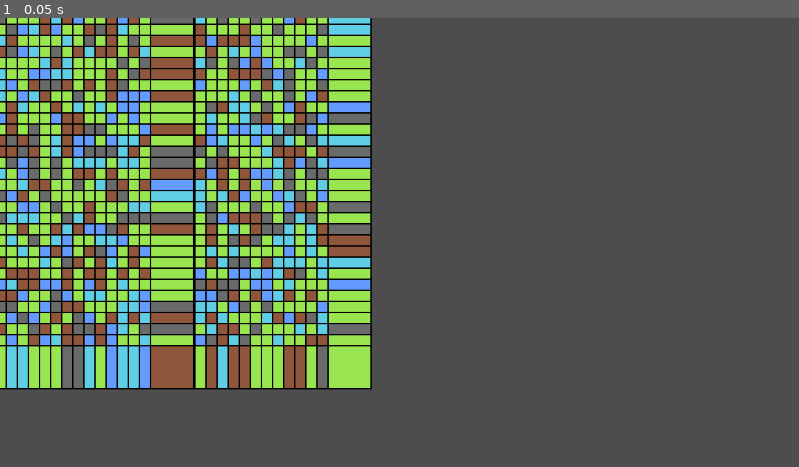
Above: before the commit, frame 1.
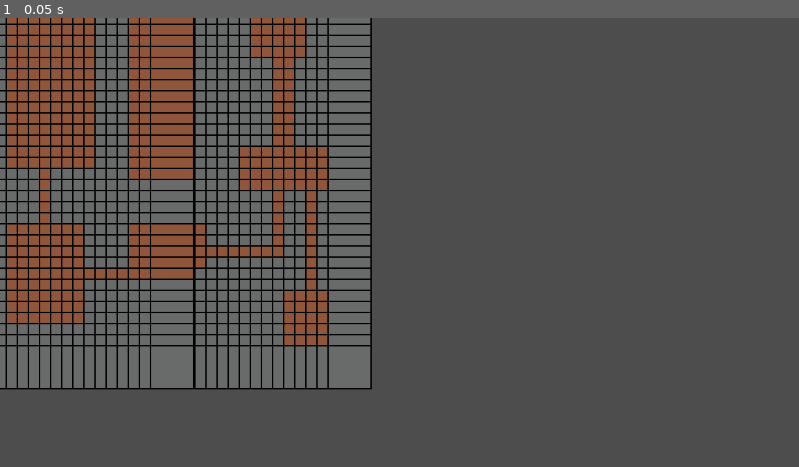
Above: after the commit, the same moment.

Repository: zil00/applying-content-generation-algorithms
Game: Godot game, scene res://node_2d.tscn
Two runs of this game, one before a commit and one after it. Both use one fixed random seed, a clock stepped at 60 frames per second and the inputs below.
Inputs:
- Up to frame 1 (0.05 s): no input

The runs differ from the first frame. In frame 1, 27% of the frame differs, in the area x 0-47%, y 0-83%.

Commit message:
made the second milestone

Diff:
--- a/GenAlgorithm.gd
+++ b/GenAlgorithm.gd
@@ -14,26 +14,168 @@
 	LAVA
 }
 
+const MIN_LEAF_SIZE: int = 10      # minimum size of a BSP region
+const MAX_DEPTH: int = 4           # how many times to split
+const MIN_ROOM_SIZE: int = 4       # minimum width/height of a room
+
+const FLOOR_TILE: int = TILE_TYPES.DIRT
+const WALL_TILE: int = TILE_TYPES.STONE
+
+var _leaf_regions: Array[Rect2i] = []   # final BSP leaves
+var _rooms: Array[Rect2i] = []          # carved room rectangles
+var _room_centers: Array[Vector2i] = [] # centers of rooms (for corridors)
+
+
 func _init(w: int, h: int) -> void:
 	width = w
 	height = h
 	grid = LevelGrid.new()
 	generate_grid()
 
+
 func get_grid() -> LevelGrid:
 	return grid
 
+
 func generate_grid() -> void:
+	# 1) Start with solid WALL everywhere
+	grid = LevelGrid.new()
 	for y in height:
 		for x in width:
-			var coord := Vector2i(x, y)
-			var tile_type := _pick_tile()
-			grid.add_tile(coord, tile_type)
+			grid.add_tile(Vector2i(x, y), WALL_TILE)
 
-func _pick_tile() -> int:
-	var r := randf()
-	if r < 0.4: return TILE_TYPES.GRASS
-	elif r < 0.6: return TILE_TYPES.DIRT
-	elif r < 0.75: return TILE_TYPES.STONE
-	elif r < 0.9: return TILE_TYPES.LAKE
-	else: return TILE_TYPES.LAVA
+	# 2) Build BSP
+	_leaf_regions.clear()
+	_rooms.clear()
+	_room_centers.clear()
+
+	var root_rect := Rect2i(Vector2i(0, 0), Vector2i(width, height))
+	_split_region(root_rect, 0)
+
+	# 3) Carve a room in each leaf
+	for region in _leaf_regions:
+		var room := _create_room_in_leaf(region)
+		if room.size.x > 0 and room.size.y > 0:
+			_rooms.append(room)
+			var center := _rect_center(room)
+			_room_centers.append(center)
+			_carve_room(room)
+
+	# 4) Connect rooms with corridors
+	if _room_centers.size() >= 2:
+		for i in range(1, _room_centers.size()):
+			_carve_corridor(_room_centers[i - 1], _room_centers[i])
+
+
+# ---------- BSP SPLITTING ----------
+
+func _split_region(region: Rect2i, depth: int) -> void:
+	var can_split_h := region.size.y >= MIN_LEAF_SIZE * 2
+	var can_split_v := region.size.x >= MIN_LEAF_SIZE * 2
+
+	if depth >= MAX_DEPTH or (not can_split_h and not can_split_v):
+		_leaf_regions.append(region)
+		return
+
+	var split_horiz: bool
+	if can_split_h and can_split_v:
+		split_horiz = (randi() % 2) == 0
+	else:
+		split_horiz = can_split_h
+
+	if split_horiz:
+		# horizontal split (top/bottom)
+		var min_y := region.position.y + MIN_LEAF_SIZE
+		var max_y := region.position.y + region.size.y - MIN_LEAF_SIZE
+		if min_y >= max_y:
+			_leaf_regions.append(region)
+			return
+		var split_y := randi_range(min_y, max_y)
+
+		var top_rect := Rect2i(
+			region.position,
+			Vector2i(region.size.x, split_y - region.position.y)
+		)
+
+		var bottom_rect := Rect2i(
+			Vector2i(region.position.x, split_y),
+			Vector2i(region.size.x, region.position.y + region.size.y - split_y)
+		)
+
+		_split_region(top_rect, depth + 1)
+		_split_region(bottom_rect, depth + 1)
+	else:
+		# vertical split (left/right)
+		var min_x := region.position.x + MIN_LEAF_SIZE
+		var max_x := region.position.x + region.size.x - MIN_LEAF_SIZE
+		if min_x >= max_x:
+			_leaf_regions.append(region)
+			return
+		var split_x := randi_range(min_x, max_x)
+
+		var left_rect := Rect2i(
+			region.position,
+			Vector2i(split_x - region.position.x, region.size.y)
+		)
+
+		var right_rect := Rect2i(
+			Vector2i(split_x, region.position.y),
+			Vector2i(region.position.x + region.size.x - split_x, region.size.y)
+		)
+
+		_split_region(left_rect, depth + 1)
+		_split_region(right_rect, depth + 1)
+
+
+# ---------- ROOMS ----------
+
+func _create_room_in_leaf(region: Rect2i) -> Rect2i:
+	# max possible room size inside region (leave 1 tile margin)
+	var max_w := region.size.x - 2
+	var max_h := region.size.y - 2
+
+	if max_w < MIN_ROOM_SIZE or max_h < MIN_ROOM_SIZE:
+		return Rect2i(region.position, Vector2i(0, 0)) # invalid
+
+	var room_w := randi_range(MIN_ROOM_SIZE, max_w)
+	var room_h := randi_range(MIN_ROOM_SIZE, max_h)
+
+	var min_x := region.position.x + 1
+	var max_x := region.position.x + region.size.x - room_w - 1
+	var min_y := region.position.y + 1
+	var max_y := region.position.y + region.size.y - room_h - 1
+
+	var room_x := randi_range(min_x, max_x)
+	var room_y := randi_range(min_y, max_y)
+
+	return Rect2i(Vector2i(room_x, room_y), Vector2i(room_w, room_h))
+
+
+func _carve_room(room: Rect2i) -> void:
+	for y in range(room.position.y, room.position.y + room.size.y):
+		for x in range(room.position.x, room.position.x + room.size.x):
+			grid.add_tile(Vector2i(x, y), FLOOR_TILE)
+
+
+func _rect_center(rect: Rect2i) -> Vector2i:
+	var cx := rect.position.x + rect.size.x / 2
+	var cy := rect.position.y + rect.size.y / 2
+	return Vector2i(cx, cy)
+
+
+# ---------- CORRIDORS ----------
+
+func _carve_corridor(from: Vector2i, to: Vector2i) -> void:
+	var current := from
+
+	# carve horizontal part
+	while current.x != to.x:
+		var step_x := 1 if to.x > current.x else -1
+		current.x += step_x
+		grid.add_tile(current, FLOOR_TILE)
+
+	# carve vertical part
+	while current.y != to.y:
+		var step_y := 1 if to.y > current.y else -1
+		current.y += step_y
+		grid.add_tile(current, FLOOR_TILE)
